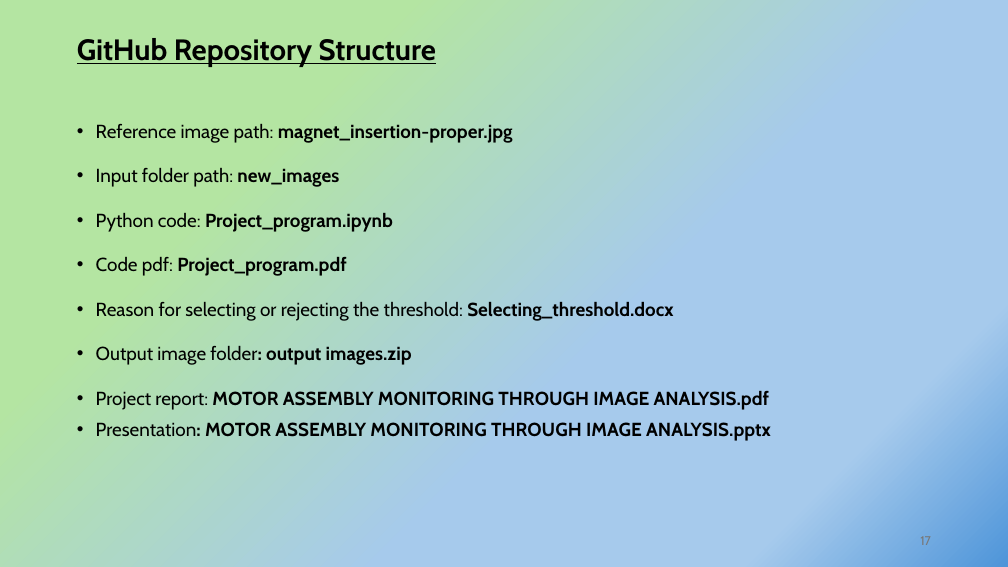
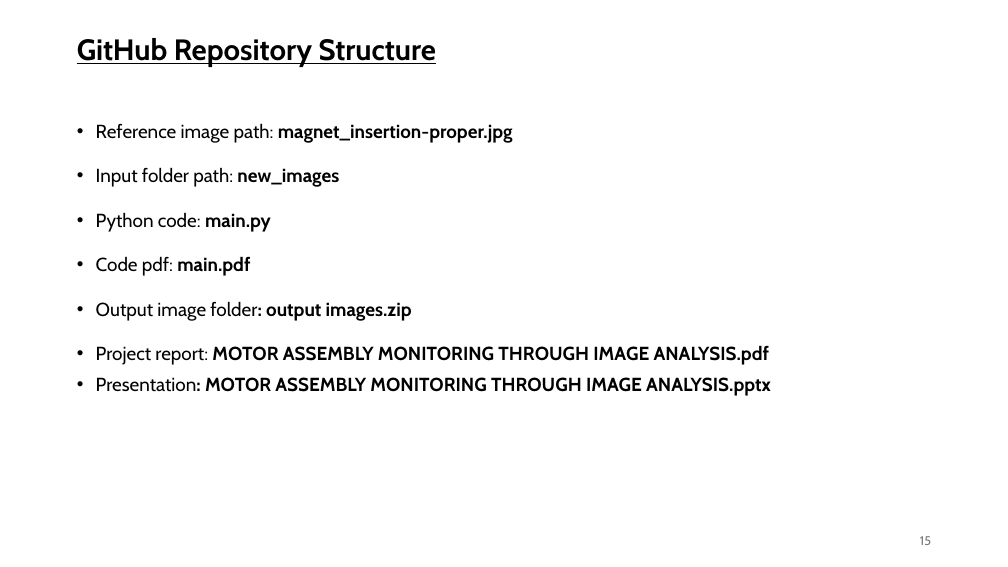
Before and after one commit to arpankumar2520/IDEAS_TIH_Project, a slide deck: slide 15 of MOTOR ASSEMBLY MONITORING THROUGH IMAGE ANALYSIS.pptx (slide 17 before the commit). Drawn at 1008x567 pixels with LibreOffice and Linux fonts; fonts in the diff are those of the drawing; background and template pictures are left out. Boxes give left, top, right and bottom in pixels: in the first picture for what was removed or moved away, otherwise in the second. Text is boxed around its words. In the diff, an @@ line names an element or a change of style, - is before the commit and + after.

```diff
--- a/MOTOR ASSEMBLY MONITORING THROUGH IMAGE ANALYSIS.pptx
+++ b/MOTOR ASSEMBLY MONITORING THROUGH IMAGE ANALYSIS.pptx
@@ background gradient #B4E5A2 to #A6CAEC to #4E95D9 to picture (left out) @@
@@ text at [96,212,271,276]: text changed; bold off @@
-• Python code: Project_program.ipynb
-• Code pdf: Project_program.pdf
-• Reason for selecting or rejecting the threshold: Selecting_threshold.docx
+• Python code: main.py
+• Code pdf: main.pdf
@@ page number at [920,536,931,545]: text changed @@
-17
+15
```
Also in this commit, not shown: 10 other slides changed, 7 slides added, 9 slides removed, 6 other files.
